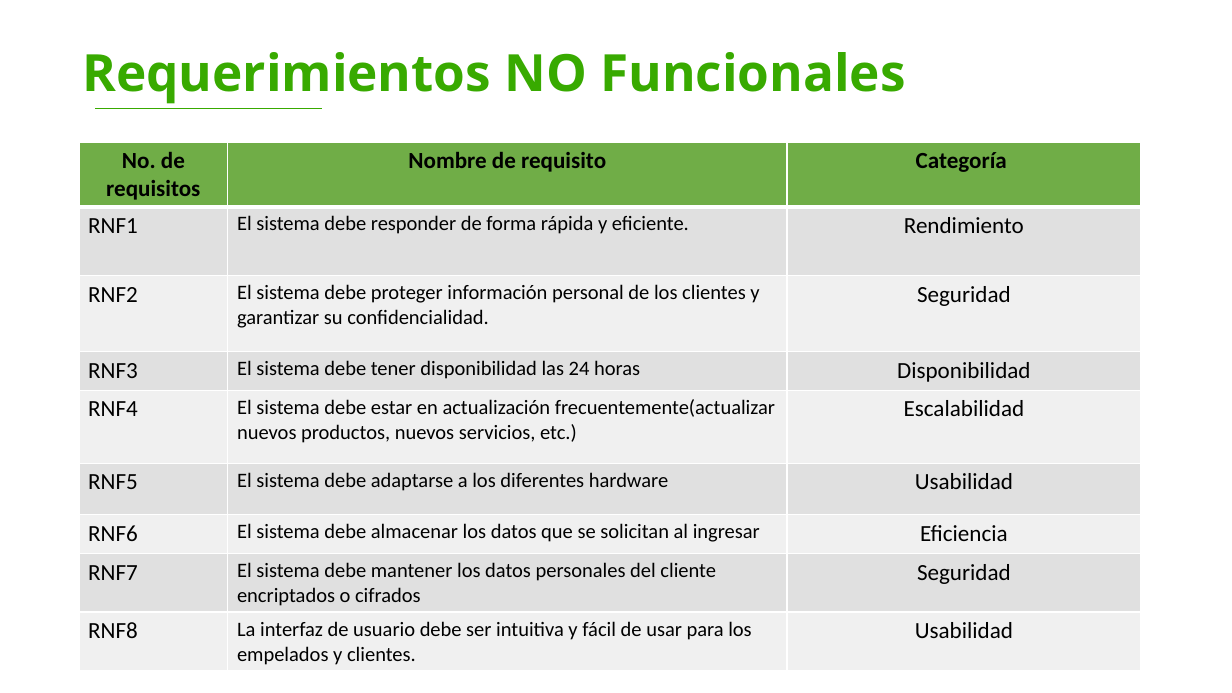
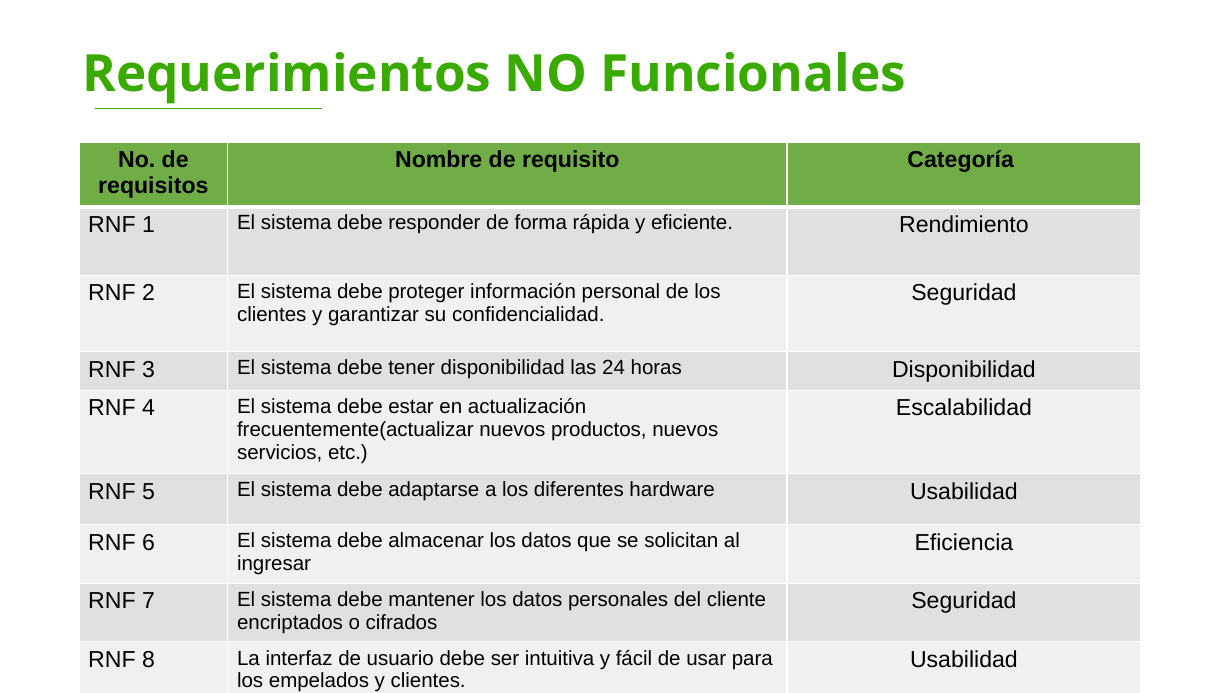
Before and after one commit to luiscarlosmedina/Master-Barber, a slide deck: slide 5 of RF-RNF.pptx. Drawn at 1232x693 pixels with LibreOffice and Linux fonts; fonts in the diff are those of the drawing; background and template pictures are left out. Boxes give left, top, right and bottom in pixels: in the first picture for what was removed or moved away, otherwise in the second. Text is boxed around its words. In the diff, an @@ line names an element or a change of style, - is before the commit and + after.

```diff
--- a/RF-RNF.pptx
+++ b/RF-RNF.pptx
@@ table at (79,142,1141,693) @@
-row 2, column 1: RNF1
+row 2, column 1: RNF 1
-row 3, column 1: RNF2
+row 3, column 1: RNF 2
-row 4, column 1: RNF3
+row 4, column 1: RNF 3
-row 5, column 1: RNF4
+row 5, column 1: RNF 4
-row 6, column 1: RNF5
+row 6, column 1: RNF 5
-row 7, column 1: RNF6
+row 7, column 1: RNF 6
-row 8, column 1: RNF7
+row 8, column 1: RNF 7
-row 9, column 1: RNF8
+row 9, column 1: RNF 8
@@ fill #E1E1E1 to #E0E0E0 in 12 cells @@
@@ font Calibri to Arial @@
```
Also in this commit, not shown: 2 other slides changed, 9 other files.
